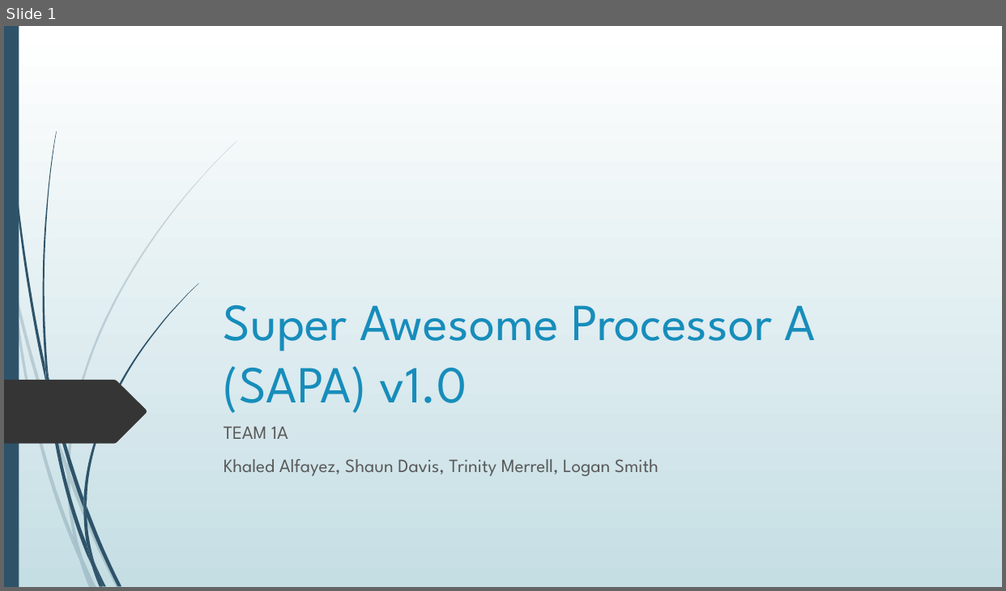
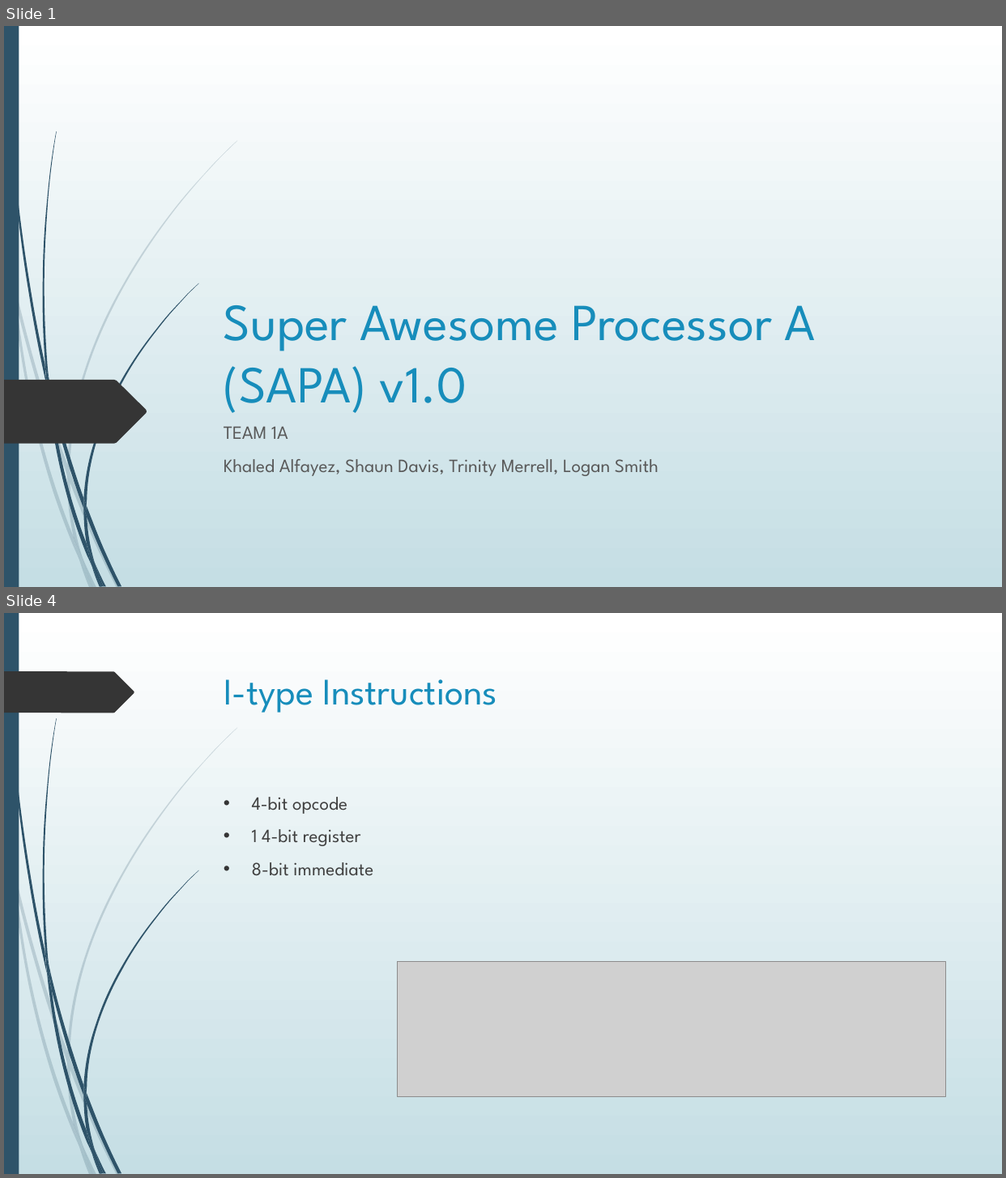
Before and after one commit to merreltc/16-Bit-Processor, a slide deck: FinalReport/FinalPresentation-Working.pptx. Shown one above the other, each under a label of ours: slide 1 before the commit, slides 1 and 4 after it; the slides between them are not shown. The pictures are 1006x591 and 1006x1178 pixels, drawn with LibreOffice and Linux fonts; fonts in the diff are those of the drawing; grey boxes stand for pictures. Boxes give left, top, right and bottom in pixels: in the first picture for what was removed or moved away, otherwise in the second. Text is boxed around its words. In the diff, an @@ line names an element or a change of style, - is before the commit and + after.

```diff
--- a/FinalReport/FinalPresentation-Working.pptx
+++ b/FinalReport/FinalPresentation-Working.pptx
@@ slide 4 added at [4,613,1002,1174], background gradient #FFFFFF to #C5DEE5; not listed: 23 template elements that a slide beside it also shows @@
@@ freeform shape added at [4,671,134,713], fill #353535 @@
@@ title added at [224,679,498,713], 36 pt, text #178DBB @@
+I-type Instructions
@@ text added at [252,797,373,876], 18 pt, text #404040 @@
+• 4-bit opcode
+• 1 4-bit register
+• 8-bit immediate
@@ picture added at [397,962,946,1097] @@
```
Also in this commit, not shown: 1 slide changed, 3 other slides added, 3 other files.
